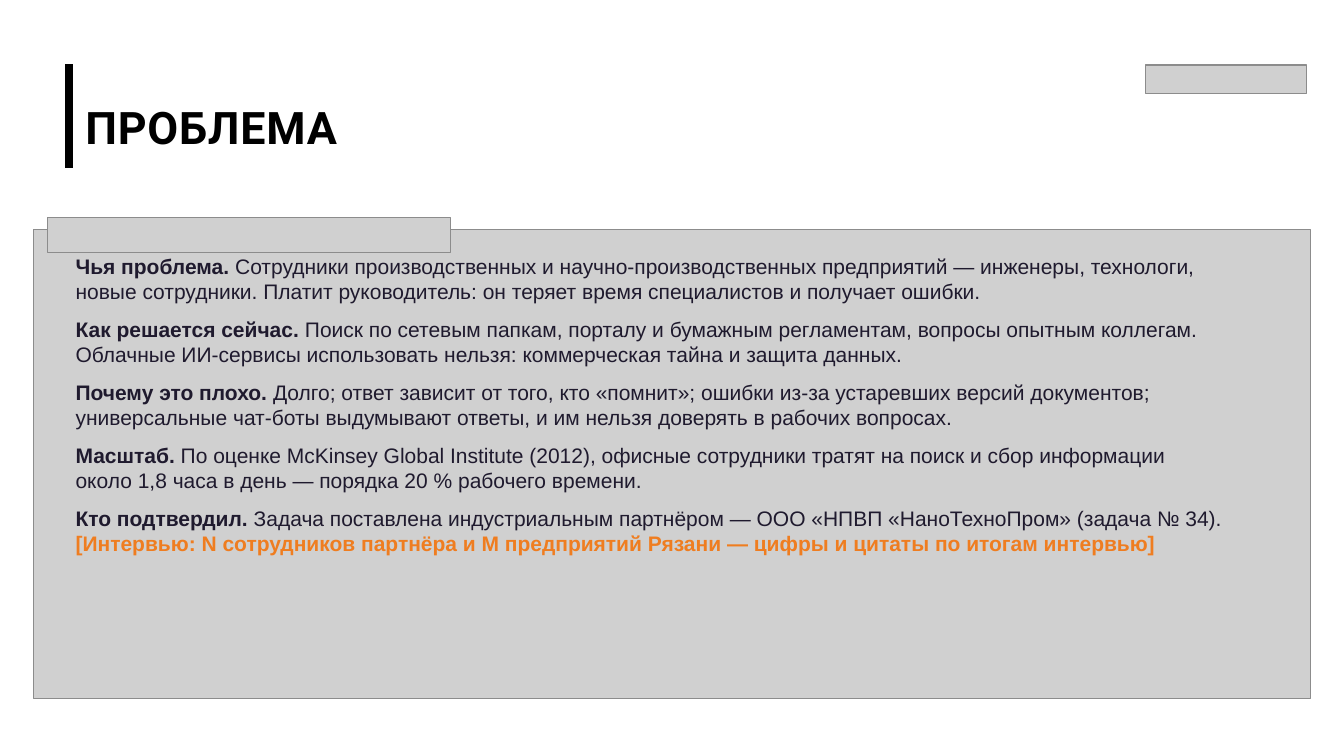
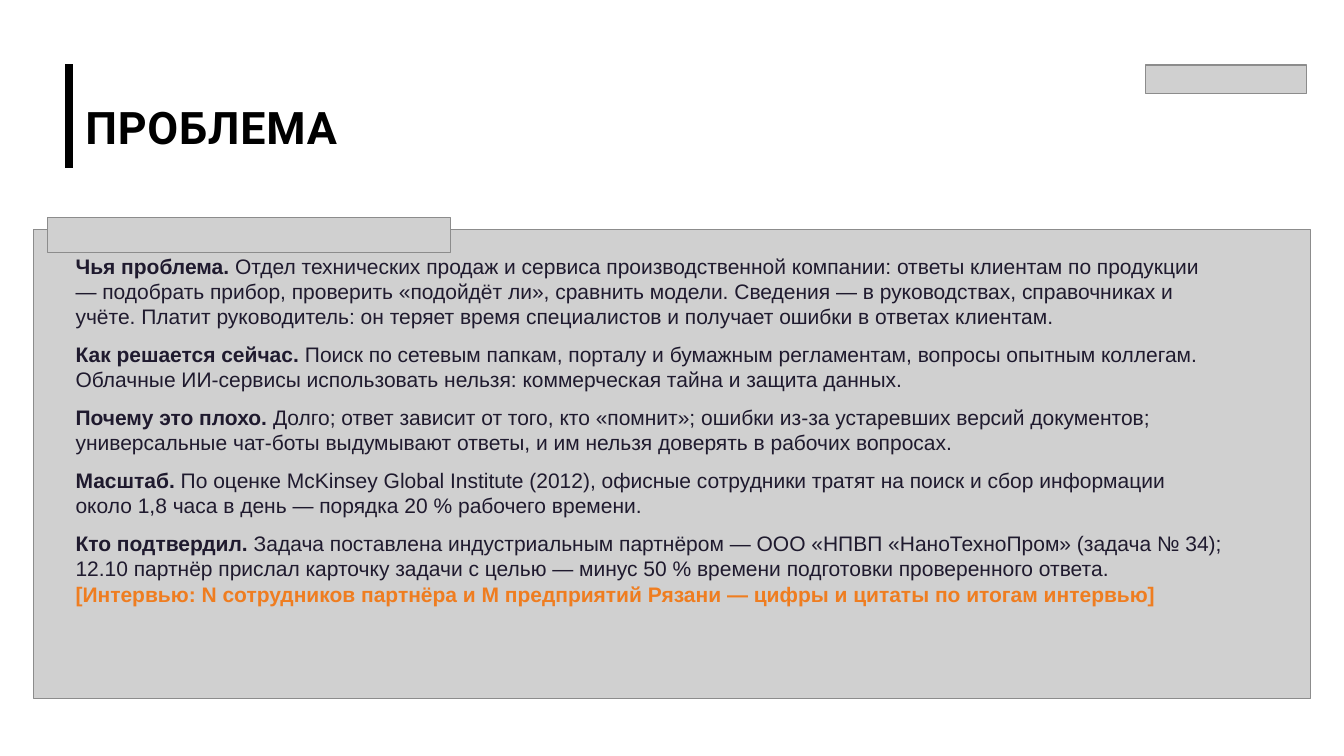
Before and after one commit to imaO0O/acselerator, a slide deck: slide 2 of docs/slides/prezentatsiya.pptx. Drawn at 1344x756 pixels with LibreOffice and Linux fonts; fonts in the diff are those of the drawing; grey boxes stand for pictures; background and template pictures are left out. Boxes give left, top, right and bottom in pixels: in the first picture for what was removed or moved away, otherwise in the second. Text is boxed around its words. In the diff, an @@ line names an element or a change of style, - is before the commit and + after.

```diff
--- a/docs/slides/prezentatsiya.pptx
+++ b/docs/slides/prezentatsiya.pptx
@@ text at (76, 258, 1199, 329): text changed @@
-Чья проблема. Сотрудники производственных и научно-производственных предприятий — инженеры, технологи, новые сотрудники. Платит руководитель: он теряет время специалистов и получает ошибки.
+Чья проблема. Отдел технических продаж и сервиса производственной компании: ответы клиентам по продукции — подобрать прибор, проверить «подойдёт ли», сравнить модели. Сведения — в руководствах, справочниках и учёте. Платит руководитель: он теряет время специалистов и получает ошибки в ответах клиентам.
@@ text at (76, 536, 1221, 606): text changed; bold off @@
-Кто подтвердил. Задача поставлена индустриальным партнёром — ООО «НПВП «НаноТехноПром» (задача № 34). [Интервью: N сотрудников партнёра и M предприятий Рязани — цифры и цитаты по итогам интервью]
+Кто подтвердил. Задача поставлена индустриальным партнёром — ООО «НПВП «НаноТехноПром» (задача № 34); 12.10 партнёр прислал карточку задачи с целью — минус 50 % времени подготовки проверенного ответа. [Интервью: N сотрудников партнёра и M предприятий Рязани — цифры и цитаты по итогам интервью]
```
Also in this commit, not shown: 10 other slides changed, 5 other files.
